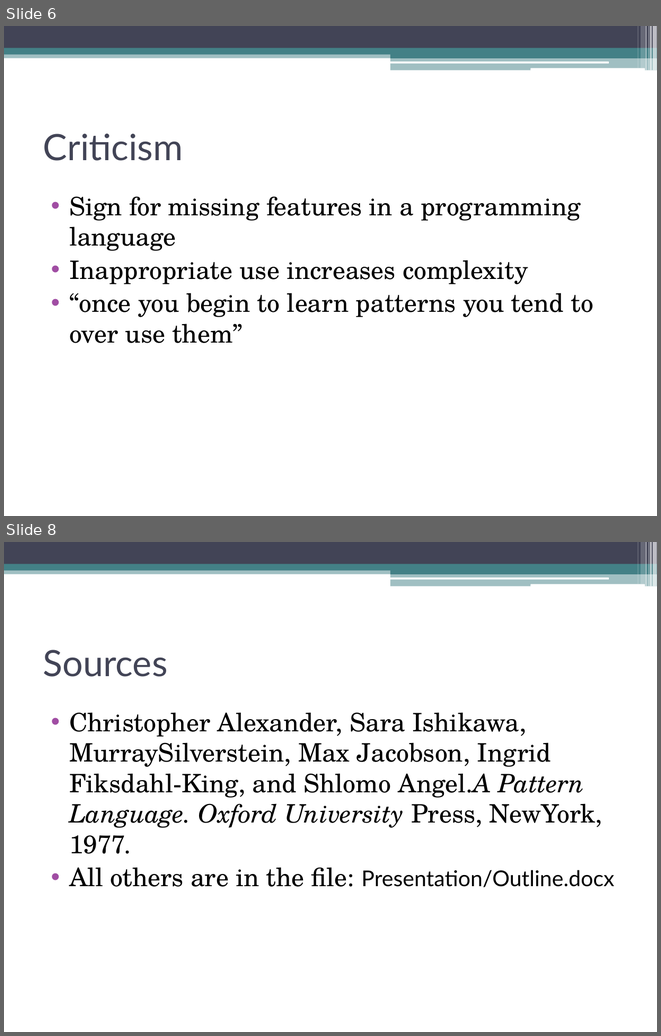
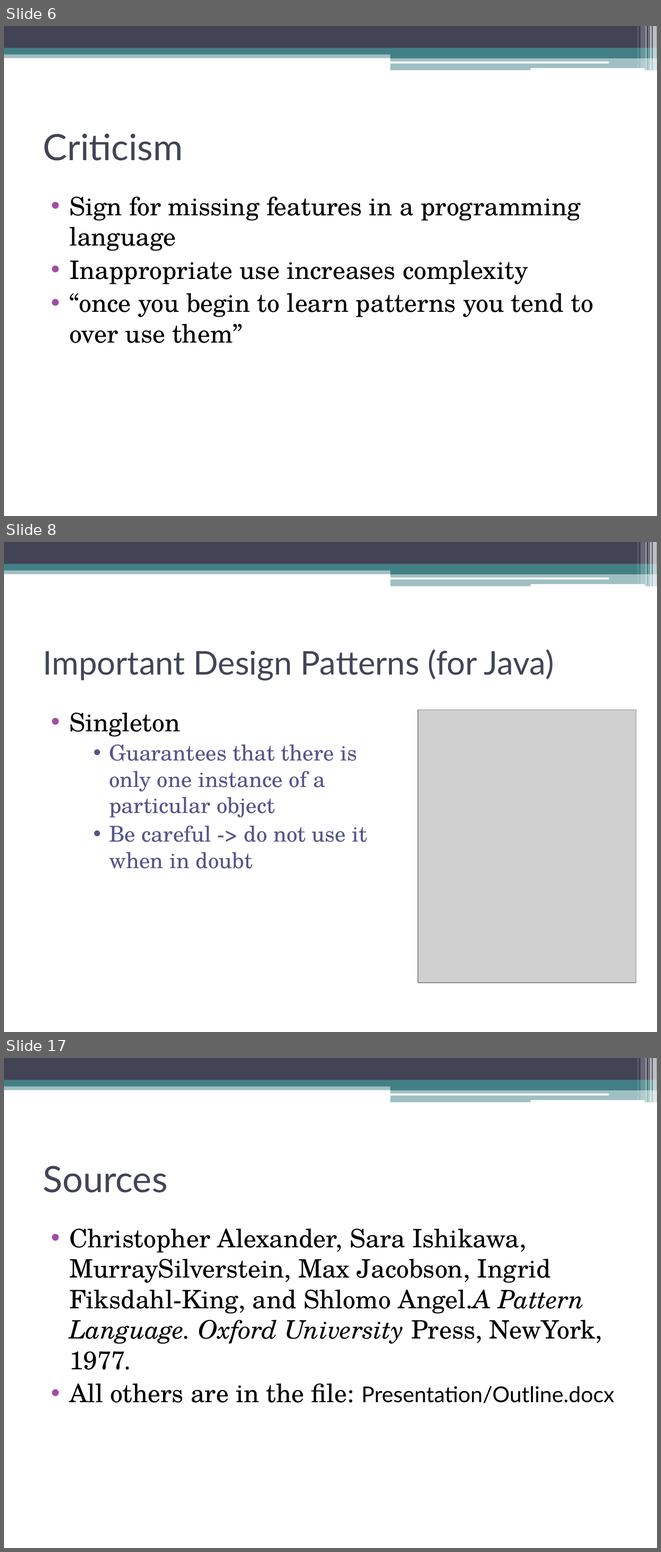
Before and after one commit to CodeLionX/ePortfolio_DesignPatterns, a slide deck: presentation/Design Patterns.pptx. Shown one above the other, each under a label of ours: slides 6 and 8 before the commit, slides 6, 8 and 17 after it; the slides between them are not shown. The pictures are 661x1036 and 661x1552 pixels, drawn with LibreOffice and Linux fonts; fonts in the diff are those of the drawing; grey boxes stand for pictures. Boxes give left, top, right and bottom in pixels: in the first picture for what was removed or moved away, otherwise in the second. Text is boxed around its words. In the diff, an @@ line names an element or a change of style, - is before the commit and + after.

Commit message:
added Pattern examples and worked on PPT

```diff
--- a/presentation/Design Patterns.pptx
+++ b/presentation/Design Patterns.pptx
@@ slide 8 added at (4, 542, 657, 1032), background #FFFFFF; not listed: 13 template elements that a slide beside it also shows @@
@@ title added at (43, 649, 554, 681), 36 pt, text #424456 @@
+Important Design Patterns (for Java)
@@ text added at (69, 712, 368, 868), 24 pt, text #53548A @@
+• Singleton
+    • Guarantees that there is only one instance of a particular object
+    • Be careful -> do not use it when in doubt
@@ picture added at (418, 710, 636, 983) @@
@@ what was slide 8 is now slide 17 @@
```
Also in this commit, not shown: 1 slide changed, 8 other slides added, 4 other files.
